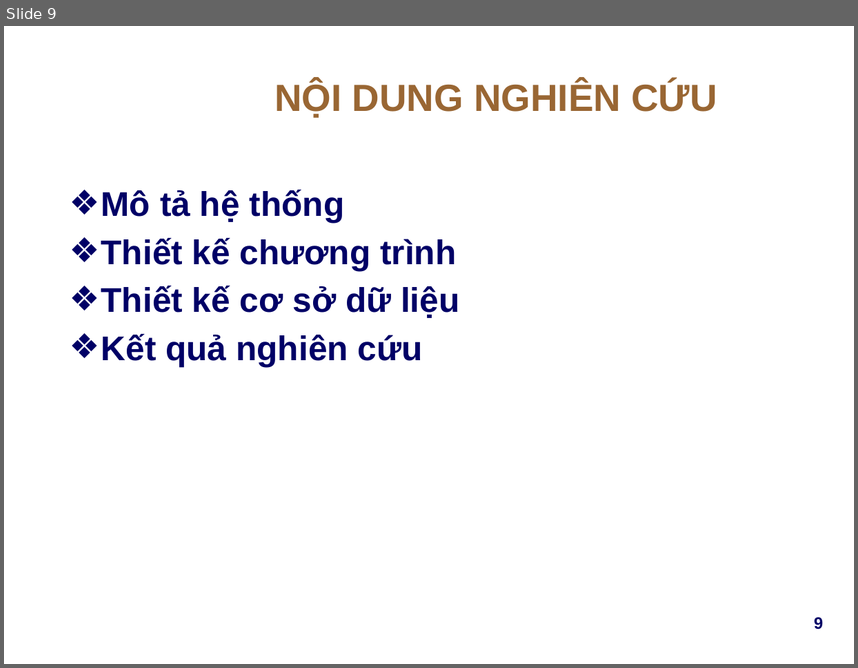
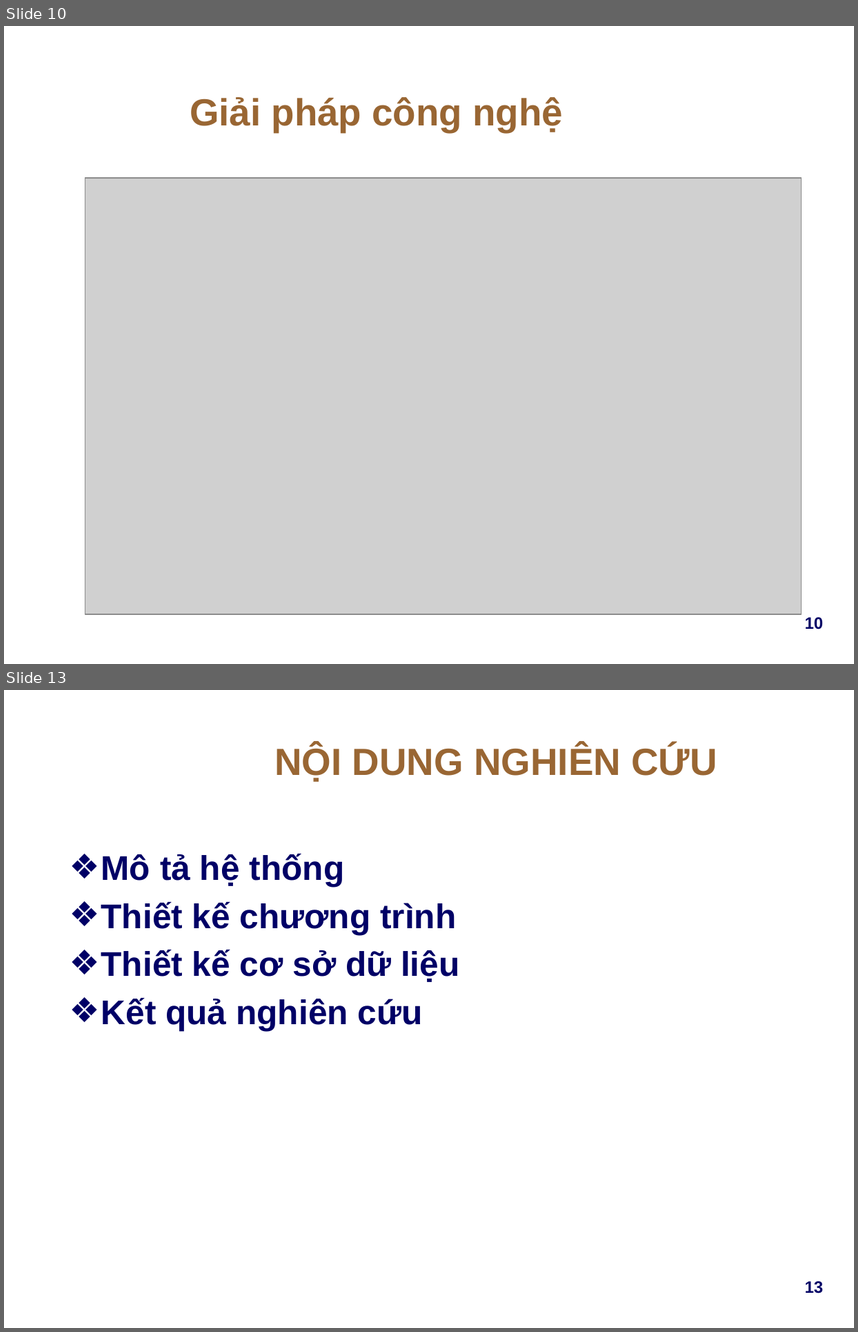
Before and after one commit to pnqphong95/lab-manager, a slide deck: docs/resources/Presentation.pptx. Shown one above the other, each under a label of ours: slide 9 before the commit, slides 10 and 13 after it; the slides between them are not shown. The pictures are 858x668 and 858x1332 pixels, drawn with LibreOffice and Linux fonts; fonts in the diff are those of the drawing; grey boxes stand for pictures; background and template pictures are left out. Boxes give left, top, right and bottom in pixels: in the first picture for what was removed or moved away, otherwise in the second. Text is boxed around its words. In the diff, an @@ line names an element or a change of style, - is before the commit and + after.

Commit message:
Add more slide

```diff
--- a/docs/resources/Presentation.pptx
+++ b/docs/resources/Presentation.pptx
@@ slide 10 added at (4,26,854,664), background picture (left out) @@
@@ text added at (190,97,563,132), 32 pt, text #996633, bold @@
+Giải pháp công nghệ
@@ picture added at (85,178,802,615) @@
@@ page number added at (805,617,824,629), 14 pt, text #000066, bold @@
+10
@@ what was slide 9 is now slide 13 @@
@@ page number at (805,1281,824,1293): text changed @@
-9
+13
```
Also in this commit, not shown: 3 other slides added.
